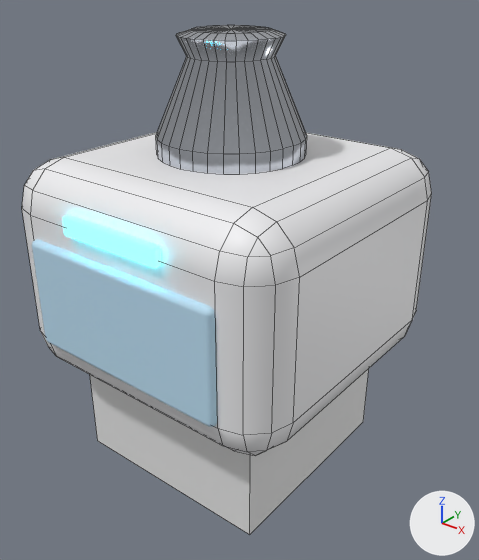
Two versions of the FBX model art/export/fbx/Fogger.fbx, one commit apart.
The view is the same before and after, from a 50 mm camera at (1.79, -2.18, 1.75) aimed at (0.2, -0.19, 0.52). Arrows for +X, +Y and +Z are at lower right; the lights stay in place. The picture after the commit comes second. Mesh edges are drawn as thin lines on the coarser meshes. Where no turn or scale is listed for an object, it has been applied to the vertices.

In view in the first picture: 'Body__Chrome.017', 'Body__Glass.007', 'Body__White', 'Origin__Pivot.029', 'Strip__NeonCyan@pulse_1'.
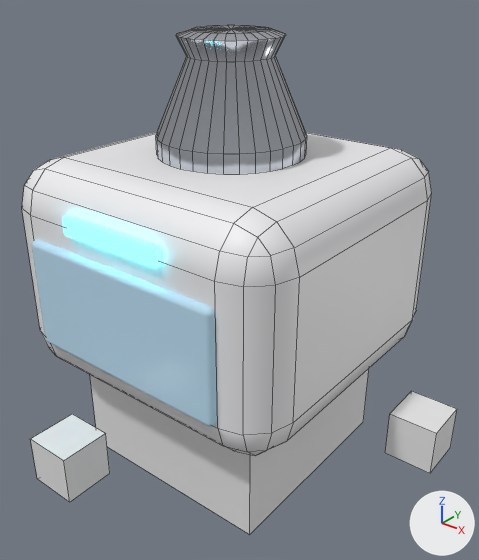
Where the change shows, as pixel boxes (x1, y1, x2, y2) in the pictures (479 x 560 px):
'Origin__AxisZ', added: after (31, 414, 110, 502)
'Origin__AxisX', added: after (385, 391, 457, 473)

Edits to the bpy script that builds the scene:
```text
Add me_origin__axisx:
    me_origin__axisx.from_pydata(...)  # a box spanning x -0.1..0.1, y -0.1..0.1, z -0.1..0.1
Add ob_origin__axisx:
    ob_origin__axisx = bpy.data.objects.new('Origin__AxisX', me_origin__axisx)
    ob_origin__axisx.location = (1.0, 0.0, 0.0)
Add ob_origin__axisz:
    ob_origin__axisz = bpy.data.objects.new('Origin__AxisZ', me_origin__axisx.copy())
    ob_origin__axisz.location = (0.0, -1.0, 0.0)
```
